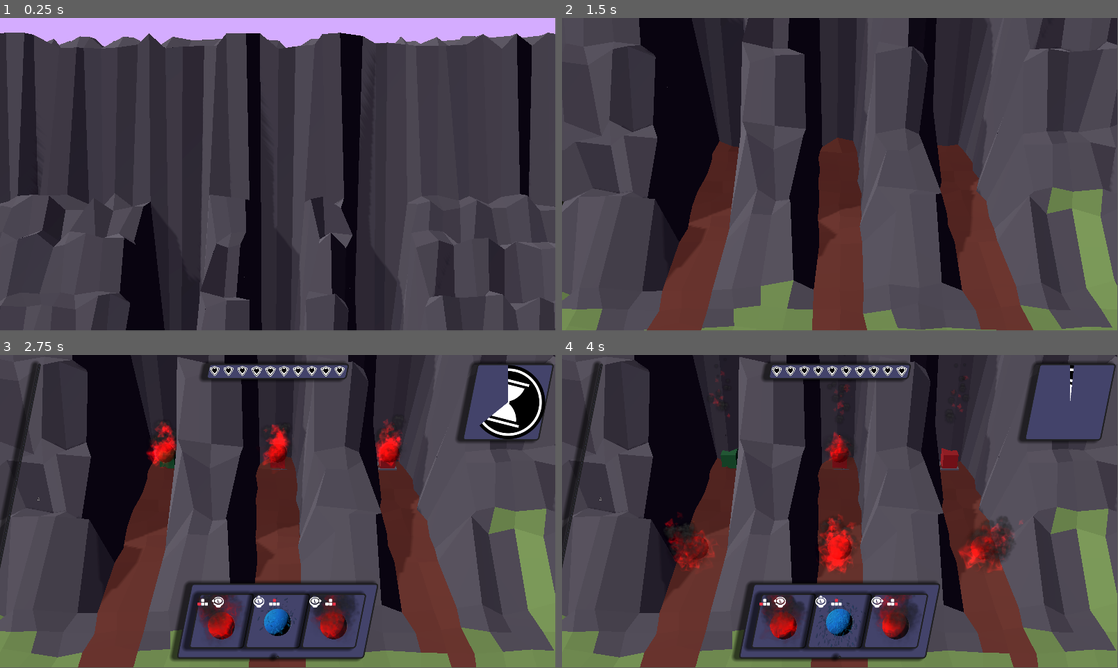
Above: before the commit, frames 1-4 (two rows, left to right).
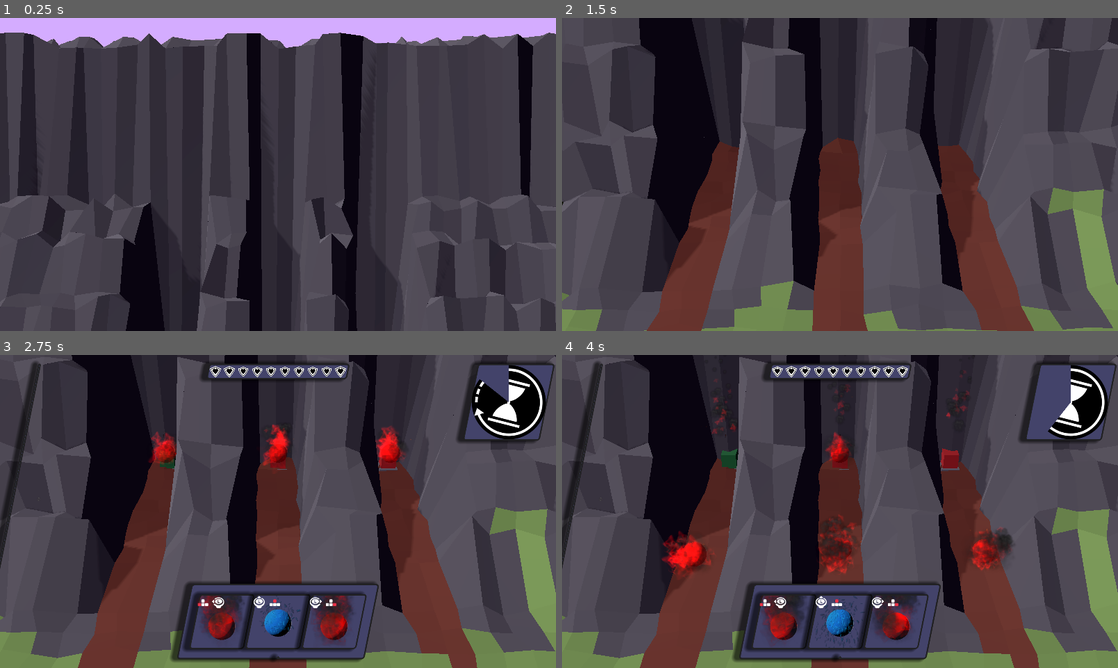
Above: after the commit, the same moments.

Repository: emmdie/3m5Jam2024_1
Game: Godot game, scene res://Scenes/game.tscn
The game is run twice, just before and just after one commit, with the same random seed, the same clock (stepped at 60 frames per second) and the same inputs.
Inputs (mouse positions are in pixels of both pictures, inside the frame that each line leads up to):
- Up to frame 1 (0.25 s): no input
- Up to frame 2 (1.5 s): move the mouse to (962, 158) at 0.52 s; hold D (minigame_Right) 0.53-1.28 s; hold J (select_0) 0.53-1.28 s; move the mouse to (728, 190) at 1.27 s; hold S (minigame_Down) from 1.28 s (still down); tap K (select_1) at 1.35 s
- Up to frame 3 (2.75 s): move the mouse to (333, 442) at 2.02 s; release S (minigame_Down) at 2.03 s; hold D (minigame_Right) from 2.03 s (still down); hold L (select_2) from 2.03 s (still down)
- Up to frame 4 (4 s): move the mouse to (812, 574) at 2.77 s; release D (minigame_Right) at 2.78 s; release L (select_2) at 2.78 s; hold W (minigame_Up) 2.78-3.53 s; tap Left (summon_lane_0) at 2.85 s; move the mouse to (1006, 558) at 3.52 s; hold A (minigame_Left) from 3.53 s (still down); hold Up (summon_lane_1) from 3.53 s (still down)
In our replay, the window is 799x449 before the commit and 800x450 after it. These sizes can differ from the game's own. Grey fills any space a smaller window leaves; there, only what the larger window draws over its background counts as a difference.

The runs differ from the first frame. In frame 1, 1.1% of the frame differs, in the area x 0-100%, y 0-100%; in frame 2, 1.2%; in frame 3, 4.7%; in frame 4, 7.3%.

Commit message:
Enemy health particle effect

Diff:
--- a/Scenes/Ui/EnemyHealthPanel.gd
+++ b/Scenes/Ui/EnemyHealthPanel.gd
@@ -5,8 +5,12 @@
 
 
 func _ready():
-	GameState.enemy_health.changed.connect(update)
-	update()
+	GameState.destroy_enemy.connect(__animate_loose_health)
+
+	for i in GameState.rules.enemy_max_health:
+		container.add_child(heart_scene.instantiate())
+
+	#update()
 
 func update() -> void:
 	var current_hearts = container.get_children()
@@ -17,3 +21,16 @@
 	else:
 		for i in current_hearts.size() - GameState.enemy_health.value:
 			container.get_child(i).queue_free()
+
+func __animate_loose_health(from: Vector2):
+	var target: CanvasItem = container.get_child(GameState.enemy_health.value)
+	var pos = target.global_position + Vector2(24, 24)
+	var stream = ParticleOverlay.create_particle_stream(from, pos)
+	stream.hit.connect(func(_c):
+		var tween = get_tree().create_tween()
+		tween.tween_property(target, "modulate:s", 255, 0.01).set_ease(Tween.EASE_OUT).set_trans(Tween.TRANS_CUBIC)
+		tween.tween_property(target, "modulate:s", 0, 0.01).set_ease(Tween.EASE_IN).set_trans(Tween.TRANS_CUBIC)
+		)
+	stream.finished.connect(func():
+		target.modulate.a = 0.0
+	)
--- a/Scenes/Ui/Ui.tscn
+++ b/Scenes/Ui/Ui.tscn
@@ -97,66 +97,6 @@
 layout_mode = 2
 columns = 10
 
-[node name="EnemyHeart" parent="MarginContainer/EnemyHealthPanel/GridContainer" instance=ExtResource("8_yqrvq")]
-layout_mode = 2
-
-[node name="EnemyHeart2" parent="MarginContainer/EnemyHealthPanel/GridContainer" instance=ExtResource("8_yqrvq")]
-layout_mode = 2
-
-[node name="EnemyHeart3" parent="MarginContainer/EnemyHealthPanel/GridContainer" instance=ExtResource("8_yqrvq")]
-layout_mode = 2
-
-[node name="EnemyHeart4" parent="MarginContainer/EnemyHealthPanel/GridContainer" instance=ExtResource("8_yqrvq")]
-layout_mode = 2
-
-[node name="EnemyHeart5" parent="MarginContainer/EnemyHealthPanel/GridContainer" instance=ExtResource("8_yqrvq")]
-layout_mode = 2
-
-[node name="EnemyHeart6" parent="MarginContainer/EnemyHealthPanel/GridContainer" instance=ExtResource("8_yqrvq")]
-layout_mode = 2
-
-[node name="EnemyHeart7" parent="MarginContainer/EnemyHealthPanel/GridContainer" instance=ExtResource("8_yqrvq")]
-layout_mode = 2
-
-[node name="EnemyHeart8" parent="MarginContainer/EnemyHealthPanel/GridContainer" instance=ExtResource("8_yqrvq")]
-layout_mode = 2
-
-[node name="EnemyHeart9" parent="MarginContainer/EnemyHealthPanel/GridContainer" instance=ExtResource("8_yqrvq")]
-layout_mode = 2
-
-[node name="EnemyHeart10" parent="MarginContainer/EnemyHealthPanel/GridContainer" instance=ExtResource("8_yqrvq")]
-layout_mode = 2
-
-[node name="EnemyHeart11" parent="MarginContainer/EnemyHealthPanel/GridContainer" instance=ExtResource("8_yqrvq")]
-layout_mode = 2
-
-[node name="EnemyHeart12" parent="MarginContainer/EnemyHealthPanel/GridContainer" instance=ExtResource("8_yqrvq")]
-layout_mode = 2
-
-[node name="EnemyHeart13" parent="MarginContainer/EnemyHealthPanel/GridContainer" instance=ExtResource("8_yqrvq")]
-layout_mode = 2
-
-[node name="EnemyHeart14" parent="MarginContainer/EnemyHealthPanel/GridContainer" instance=ExtResource("8_yqrvq")]
-layout_mode = 2
-
-[node name="EnemyHeart15" parent="MarginContainer/EnemyHealthPanel/GridContainer" instance=ExtResource("8_yqrvq")]
-layout_mode = 2
-
-[node name="EnemyHeart16" parent="MarginContainer/EnemyHealthPanel/GridContainer" instance=ExtResource("8_yqrvq")]
-layout_mode = 2
-
-[node name="EnemyHeart17" parent="MarginContainer/EnemyHealthPanel/GridContainer" instance=ExtResource("8_yqrvq")]
-layout_mode = 2
-
-[node name="EnemyHeart18" parent="MarginContainer/EnemyHealthPanel/GridContainer" instance=ExtResource("8_yqrvq")]
-layout_mode = 2
-
-[node name="EnemyHeart19" parent="MarginContainer/EnemyHealthPanel/GridContainer" instance=ExtResource("8_yqrvq")]
-layout_mode = 2
-
-[node name="EnemyHeart20" parent="MarginContainer/EnemyHealthPanel/GridContainer" instance=ExtResource("8_yqrvq")]
-layout_mode = 2
-
 [node name="PlayerHealthPanel" type="PanelContainer" parent="MarginContainer"]
 layout_mode = 2
 size_flags_horizontal = 4
--- a/Scenes/Ui/enemy_heart.tscn
+++ b/Scenes/Ui/enemy_heart.tscn
@@ -1,8 +1,23 @@
-[gd_scene load_steps=7 format=3 uid="uid://6gbjl3141qx2"]
+[gd_scene load_steps=7 format=3 uid="uid://4c3pxi0c24in"]
 
 [ext_resource type="Theme" uid="uid://d2lh3hpldd764" path="res://Assets/theme.tres" id="1_3tj85"]
 [ext_resource type="Texture2D" uid="uid://bsoia255315sv" path="res://Assets/Textures/Ui/Hud/heart-shield.png" id="1_vlto0"]
 [ext_resource type="Script" path="res://Scenes/Ui/enemy_heart.gd" id="2_kgy70"]
+
+[sub_resource type="Animation" id="Animation_m2ceu"]
+length = 0.001
+tracks/0/type = "value"
+tracks/0/imported = false
+tracks/0/enabled = true
+tracks/0/path = NodePath(".:custom_minimum_size")
+tracks/0/interp = 1
+tracks/0/loop_wrap = true
+tracks/0/keys = {
+"times": PackedFloat32Array(0),
+"transitions": PackedFloat32Array(1),
+"update": 0,
+"values": [Vector2(36, 36)]
+}
 
 [sub_resource type="Animation" id="Animation_n1qv4"]
 resource_name = "pulsate"
@@ -18,21 +33,6 @@
 "transitions": PackedFloat32Array(1, 1, 1, 1),
 "update": 0,
 "values": [Vector2(36, 36), Vector2(44, 44), Vector2(36, 36), Vector2(44, 44)]
-}
-
-[sub_resource type="Animation" id="Animation_m2ceu"]
-length = 0.001
-tracks/0/type = "value"
-tracks/0/imported = false
-tracks/0/enabled = true
-tracks/0/path = NodePath(".:custom_minimum_size")
-tracks/0/interp = 1
-tracks/0/loop_wrap = true
-tracks/0/keys = {
-"times": PackedFloat32Array(0),
-"transitions": PackedFloat32Array(1),
-"update": 0,
-"values": [Vector2(36, 36)]
 }
 
 [sub_resource type="AnimationLibrary" id="AnimationLibrary_pxt4c"]
@@ -51,12 +51,23 @@
 theme_override_constants/margin_bottom = 0
 script = ExtResource("2_kgy70")
 
-[node name="Node2D" type="Node2D" parent="."]
+[node name="Node2D" type="Control" parent="."]
+layout_mode = 2
 
 [node name="Texture" type="TextureRect" parent="Node2D"]
 custom_minimum_size = Vector2(36, 36)
-offset_right = 40.0
-offset_bottom = 40.0
+layout_mode = 1
+anchors_preset = 8
+anchor_left = 0.5
+anchor_top = 0.5
+anchor_right = 0.5
+anchor_bottom = 0.5
+offset_left = -20.0
+offset_top = -20.0
+offset_right = 20.0
+offset_bottom = 20.0
+grow_horizontal = 2
+grow_vertical = 2
 texture = ExtResource("1_vlto0")
 expand_mode = 1
 
--- a/Scenes/game.gd
+++ b/Scenes/game.gd
@@ -110,9 +110,11 @@
 	var unit: Unit = preload("res://Scenes/units/player_unit/fire_unit.tscn").instantiate()
 	unit.set_lane(lanes[1])
 	unit.summon()
+	await get_tree().create_timer(0.1).timeout
 	unit = preload("res://Scenes/units/player_unit/fire_unit.tscn").instantiate()
 	unit.set_lane(lanes[2])
 	unit.summon()
+	await get_tree().create_timer(0.1).timeout
 	unit = preload("res://Scenes/units/player_unit/fire_unit.tscn").instantiate()
 	unit.set_lane(lanes[0])
 	unit.summon()
@@ -228,13 +230,13 @@
 		tower_queue = tower_queues[i]
 		i += 1
 
-
 	var current_tower: Tower = tower_queue.pop()
 
 	var win := __rock_paper_siccsor(unit.element,	current_tower.element)
-
+	print("Win: ", win)
 	if win:
 		GameState.enemy_health.value -= 1
+		GameState.destroy_enemy.emit($Camera3D.unproject_position(unit.global_position))
 	else:
 		GameState.player_health.value -= 1
 
--- /dev/null
+++ b/Scenes/particle_overlay.gd
@@ -0,0 +1,60 @@
+extends CanvasLayer
+
+
+class ParticleStream extends MultiMeshInstance2D:
+	signal hit(c)
+	signal finished()
+
+	var to: Vector2
+	var from: Vector2
+	var c: int = 0
+	var curves: Array[Curve2D] = []
+	var time: float = 0.0
+	func _init(p_from: Vector2, p_to: Vector2):
+		to = p_to
+		from = p_from
+		multimesh = MultiMesh.new()
+		var sphere := SphereMesh.new()
+		sphere.radius = 10
+		sphere.height = 20
+		multimesh.mesh = sphere
+		multimesh.use_colors = true
+		multimesh.use_custom_data = true
+		multimesh.instance_count = 10
+
+		for i in multimesh.instance_count:
+			multimesh.set_instance_color(i, Color.WHITE)
+			var curve = Curve2D.new()
+			curve.add_point(from, Vector2.ZERO, Vector2.from_angle(randf_range(0, 2 * PI)) * randf_range(100, 300))
+			curve.add_point(to, (from - to) * 0.8, Vector2.ZERO)
+			curves.append(curve)
+			multimesh.set_instance_custom_data(i, Color(randf_range(1.0, 1.5), 0.0, 0.0))
+			multimesh.set_instance_transform_2d(i, Transform2D(0, from))
+
+	func _process(delta):
+		time += delta
+		const damping = 2
+		const attraction = 600
+		for i in multimesh.instance_count:
+			var data = multimesh.get_instance_custom_data(i)
+			var duration = data.r
+			var progress = clamp(time / duration, 0.0, 1.0)
+			if progress >= 1 and data.g < 0.5:
+				data.g = 1.0
+				multimesh.set_instance_color(i, Color(0.0, 0.0, 0.0, 0.0))
+				c += 1
+				hit.emit(c)
+				multimesh.set_instance_custom_data(i, data)
+			progress = ease(progress, 1.7)
+			var pos = curves[i].sample(0, progress)
+			multimesh.set_instance_transform_2d(i, Transform2D(0, pos))
+
+		if c >= multimesh.instance_count:
+			finished.emit()
+			queue_free()
+
+
+func create_particle_stream(from: Vector2, to: Vector2) -> ParticleStream:
+	var stream = ParticleStream.new(from, to)
+	add_child(stream)
+	return stream
--- a/Singletons/game_state.gd
+++ b/Singletons/game_state.gd
@@ -13,6 +13,8 @@
 
 var unit_stash := Value.new([], false)
 var selected_unit := Value.new(0, false)
+
+signal destroy_enemy(from: Vector2)
 
 var time_to_tower_change: float:
 	get:
--- a/gamerules.gd
+++ b/gamerules.gd
@@ -7,6 +7,6 @@
 @export var player_unit_stash_size: int = 3
 @export var enemy_max_health: int = 10
 
-@export var tower_switch_time: float = 2.0
+@export var tower_switch_time: float = 5.0
 
 @export var tie_player_advantage: bool = false
--- a/project.godot
+++ b/project.godot
@@ -19,11 +19,14 @@
 [autoload]
 
 GameState="*res://Singletons/game_state.gd"
+ParticleOverlay="*res://Scenes/particle_overlay.gd"
 
 [display]
 
 window/size/viewport_width=1920
 window/size/viewport_height=1080
+window/stretch/mode="canvas_items"
+window/stretch/aspect="expand"
 
 [editor_plugins]
 
Not shown: 1 places in Scenes/Ui/Ui.tscn that only renumber resources
Not shown: 1 places in Scenes/game.tscn that only renumber resources
